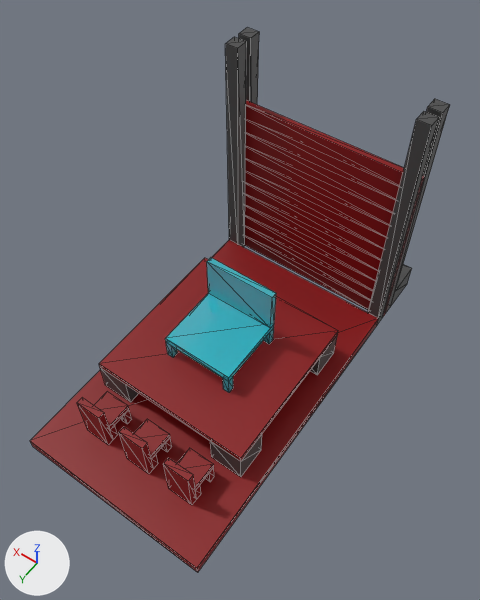
The glTF model models/buildings/Wall.glb as it was, and as the next commit left it.
The view is the same before and after, from a 50 mm lens placed at (-6.8, 15.56, 17.79), pointed at (-0.36, 6.54, 3.62). Every picture has the same lights, and +X, +Y and +Z are marked at lower left. Mesh edges are drawn as thin lines. Where no turn or scale is listed for an object, it has been applied to the vertices.

Before the edit, the objects in view are built like this:
```python
ob_cube = bpy.data.objects.new('Cube', me_cube_108)
ob_cube.location = (0.0, 0.9, 0.4)
ob_cube_001 = bpy.data.objects.new('Cube.001', me_cube_109)
ob_cube_001.location = (-2.8, 2.3, 4.0)
ob_cube_002 = bpy.data.objects.new('Cube.002', me_cube_110)
ob_cube_002.location = (2.8, 2.3, 4.0)
ob_cube_006 = bpy.data.objects.new('Cube.006', me_cube_114)
ob_cube_006.location = (-2.8, 1.7, 4.0)
ob_cube_007 = bpy.data.objects.new('Cube.007', me_cube_115)
ob_cube_007.location = (2.8, 1.7, 4.0)
ob_cube_010 = bpy.data.objects.new('Cube.010', me_cube_119)
ob_cube_010.location = (0.0, 2.0, 2.75)
ob_cube_018 = bpy.data.objects.new('Cube.018', me_cube_127)
ob_cube_018.location = (-2.0, 5.0, 0.9)
ob_cube_019 = bpy.data.objects.new('Cube.019', me_cube_128)
ob_cube_019.location = (2.0, 9.0, 0.9)
ob_cube_021 = bpy.data.objects.new('Cube.021', me_cube_130)
ob_cube_021.location = (-2.0, 9.0, 0.9)
# also in view: 'Cube.009' at (0.0, 2.0, 2.25); 'Cube.022' at (0.0, 7.0, 1.5); 'Cube.034' at (0.0, 10.8, 1.2); 'Cube.035' at (1.5, 10.8, 1.2); 'Cube.028' at (0.0, 7.0, 2.3)
```
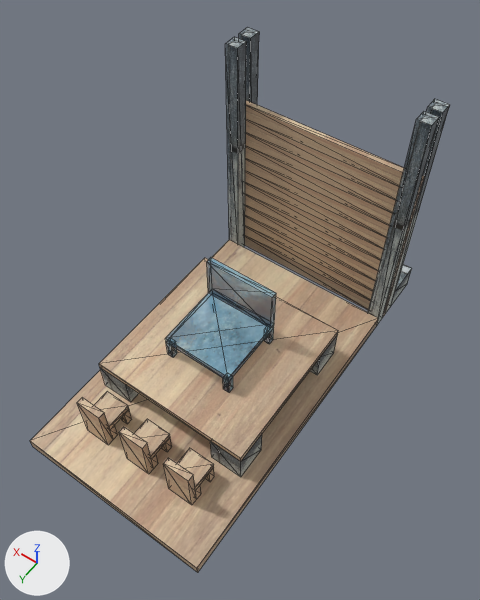
Edits to the scene script, one JSON object a line:
```json
{"op": "add", "block": "img_glass", "code": ["img_glass = load_image('Glass', '_unpacked/Glass', 1280, 720, 'sRGB')"]}
{"op": "add", "block": "img_wood", "code": ["img_wood = load_image('Wood', '_unpacked/Wood', 1280, 852, 'sRGB')"]}
{"op": "add", "block": "img_stone", "code": ["img_stone = load_image('Stone', '_unpacked/Stone', 1280, 853, 'sRGB')"]}
{"op": "remove", "block": "mat_stone", "code": "mat_stone.base_color = (0.0682, 0.0682, 0.0682)  # dark grey #4a4a4a"}
{"op": "add", "block": "mat_stone", "code": "mat_stone.texture = img_stone"}
{"op": "remove", "block": "mat_wood", "code": "mat_wood.base_color = (0.243, 0.0, 0.00145)  # red #870005"}
{"op": "add", "block": "mat_wood", "code": "mat_wood.texture = img_wood"}
{"block": "mat_glass", "where": "n0 = _N.new('ShaderNodeBsdfPrincipled'); n0.name = 'Principled BSDF'"}
{"op": "remove", "block": "mat_glass", "code": "n0.inputs[0].default_value = (0.0, 0.671, 0.8, 1.0)  # 'Base Color', cyan #00d6e7"}
{"op": "remove", "block": "mat_glass", "code": "n0.inputs[4].default_value = 0.5  # 'Alpha'"}
{"op": "add", "block": "mat_glass", "code": "n2 = _N.new('ShaderNodeMath'); n2.name = 'Math'"}
{"op": "add", "block": "mat_glass", "code": "n2.operation = 'MULTIPLY'"}
{"op": "add", "block": "mat_glass", "code": "n3 = _N.new('ShaderNodeTexImage'); n3.name = 'Image Texture'"}
{"op": "add", "block": "mat_glass", "code": "n3.image = img_glass"}
{"op": "add", "block": "mat_glass", "code": "_L.new(n2.outputs[0], n0.inputs[4])  # 'Value' to 'Alpha'"}
{"op": "add", "block": "mat_glass", "code": "_L.new(n3.outputs[0], n0.inputs[0])  # 'Color' to 'Base Color'"}
{"op": "add", "block": "mat_glass", "code": "_L.new(n3.outputs[1], n2.inputs[0])  # 'Alpha' to 'Value'"}
```

Pixel boxes [x1, y1, x2, y2] of what changed, in the pictures (480 x 600 px):
```json
{"object": "Cube.017", "change": "surface changed", "before": [30, 240, 379, 573], "after": [30, 240, 379, 573], "on screen": "red to beige"}
{"object": "Cube.022", "change": "surface changed", "before": [99, 258, 338, 461], "after": [99, 258, 338, 461], "on screen": "red to beige"}
{"object": "Cube.028", "change": "surface changed", "before": [165, 293, 274, 381], "after": [165, 293, 274, 381]}
{"object": "Cube.001", "change": "surface changed", "before": [368, 111, 439, 325], "after": [368, 111, 439, 325], "on screen": "black to grey"}
{"object": "Cube.002", "change": "surface changed", "before": [225, 37, 246, 247], "after": [225, 37, 246, 247]}
{"object": "Cube.016", "change": "surface changed", "before": [246, 100, 424, 195], "after": [246, 100, 424, 195], "on screen": "red to brown"}
{"object": "Cube.027", "change": "surface changed", "before": [207, 258, 276, 328], "after": [207, 258, 276, 328]}
{"object": "Cube.015", "change": "surface changed", "before": [246, 120, 420, 207], "after": [246, 120, 420, 207], "on screen": "red to brown"}
{"object": "Cube.014", "change": "surface changed", "before": [246, 133, 416, 221], "after": [246, 133, 416, 221], "on screen": "red to brown"}
{"object": "Cube.013", "change": "surface changed", "before": [245, 147, 413, 234], "after": [245, 147, 413, 234], "on screen": "red to brown"}
{"object": "Cube.012", "change": "surface changed", "before": [245, 159, 409, 245], "after": [245, 159, 409, 245], "on screen": "red to brown"}
{"object": "Cube.011", "change": "surface changed", "before": [245, 171, 406, 256], "after": [245, 171, 406, 256], "on screen": "red to brown"}
{"object": "Cube.010", "change": "surface changed", "before": [245, 183, 402, 267], "after": [245, 183, 402, 267], "on screen": "red to brown"}
{"object": "Cube.009", "change": "surface changed", "before": [245, 194, 399, 278], "after": [245, 194, 399, 278], "on screen": "red to brown"}
{"object": "Cube.008", "change": "surface changed", "before": [245, 205, 396, 288], "after": [245, 205, 396, 288], "on screen": "red to brown"}
{"object": "Cube.005", "change": "surface changed", "before": [245, 216, 393, 298], "after": [245, 216, 393, 298], "on screen": "red to brown"}
{"object": "Cube.004", "change": "surface changed", "before": [245, 226, 391, 308], "after": [245, 226, 391, 308], "on screen": "red to brown"}
{"object": "Cube.003", "change": "surface changed", "before": [245, 236, 388, 316], "after": [245, 236, 388, 316], "on screen": "red to brown"}
{"object": "Cube.006", "change": "surface changed", "before": [385, 99, 450, 314], "after": [385, 99, 450, 314]}
{"object": "Cube.007", "change": "surface changed", "before": [239, 27, 259, 105], "after": [239, 27, 259, 105]}
{"object": "Cube.041", "change": "surface changed", "before": [163, 458, 196, 505], "after": [163, 458, 196, 505]}
{"object": "Cube.034", "change": "surface changed", "before": [119, 427, 154, 474], "after": [119, 427, 154, 474], "on screen": "brown to beige"}
{"object": "Cube.035", "change": "surface changed", "before": [77, 397, 113, 445], "after": [77, 397, 113, 445]}
{"object": "Cube.021", "change": "surface changed", "before": [210, 434, 262, 477], "after": [210, 434, 262, 477]}
{"object": "Cube.042", "change": "surface changed", "before": [177, 448, 214, 490], "after": [177, 448, 214, 490], "on screen": "red to beige"}
{"object": "Cube.033", "change": "surface changed", "before": [134, 419, 170, 459], "after": [134, 419, 170, 459], "on screen": "red to beige"}
{"object": "Cube.036", "change": "surface changed", "before": [94, 392, 129, 429], "after": [94, 392, 129, 429], "on screen": "red to beige"}
{"object": "Cube.019", "change": "surface changed", "before": [100, 368, 139, 402], "after": [100, 368, 139, 402]}
{"object": "Cube.018", "change": "surface changed", "before": [310, 336, 337, 375], "after": [310, 336, 337, 375], "on screen": "black to grey"}
{"object": "Cube", "change": "surface changed", "before": [391, 264, 412, 305], "after": [391, 264, 412, 305]}
{"object": "Cube.026", "change": "surface changed", "before": [223, 377, 233, 392], "after": [223, 377, 233, 392]}
{"object": "Cube.025", "change": "surface changed", "before": [166, 343, 177, 357], "after": [166, 343, 177, 357]}
{"object": "Cube.040", "change": "surface changed", "before": [121, 410, 132, 424], "after": [121, 410, 132, 424]}
{"object": "Cube.029", "change": "surface changed", "before": [162, 438, 172, 452], "after": [162, 438, 172, 452]}
{"object": "Cube.023", "change": "surface changed", "before": [264, 328, 274, 344], "after": [264, 328, 274, 344]}
{"object": "Cube.046", "change": "surface changed", "before": [205, 468, 214, 482], "after": [205, 468, 214, 482]}
{"object": "Cube.037", "change": "surface changed", "before": [110, 425, 118, 439], "after": [110, 425, 118, 439]}
{"object": "Cube.032", "change": "surface changed", "before": [151, 455, 158, 468], "after": [151, 455, 158, 468]}
{"object": "Cube.043", "change": "surface changed", "before": [195, 485, 201, 499], "after": [195, 485, 201, 499]}
```
